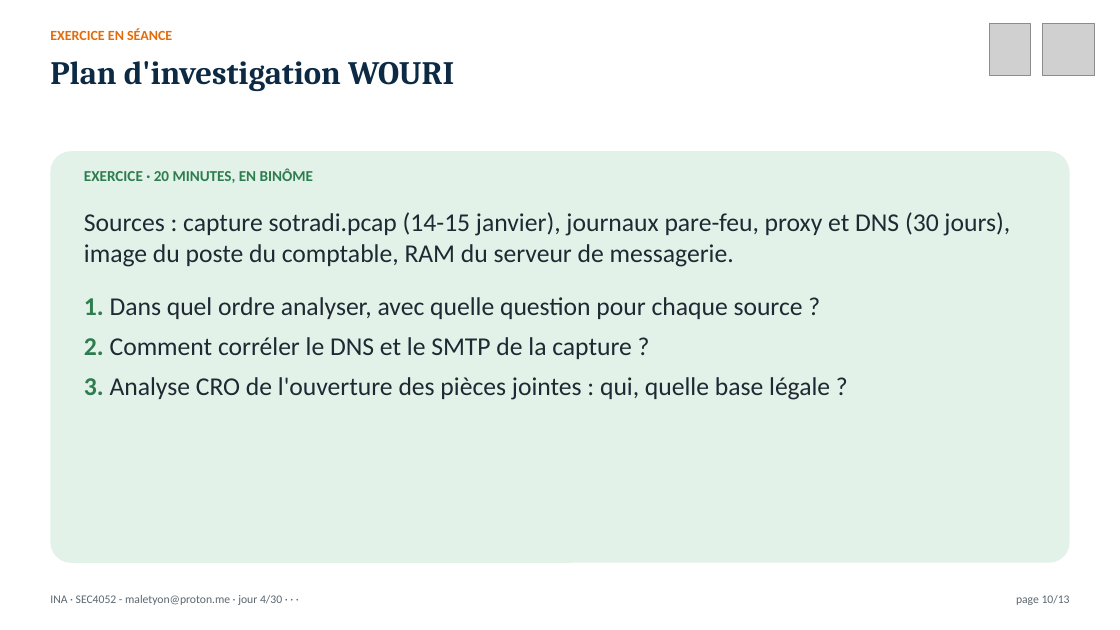
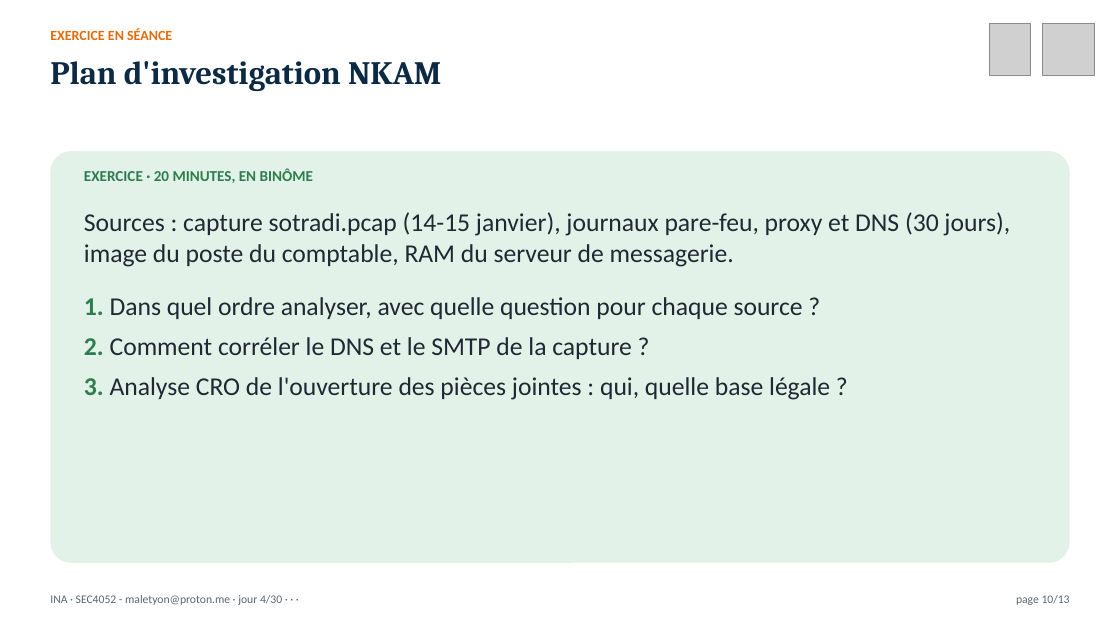
Before and after one commit to MaletYon/cours-ina, a slide deck: slide 10 of Présentation/INA_J04.pptx. Drawn at 1120x630 pixels with LibreOffice and Linux fonts; fonts in the diff are those of the drawing; grey boxes stand for pictures. Boxes give left, top, right and bottom in pixels: in the first picture for what was removed or moved away, otherwise in the second. Text is boxed around its words. In the diff, an @@ line names an element or a change of style, - is before the commit and + after.

```diff
--- a/Présentation/INA_J04.pptx
+++ b/Présentation/INA_J04.pptx
@@ text at [50, 61, 441, 91]: text changed @@
-Plan d'investigation WOURI
+Plan d'investigation NKAM
```
Also in this commit, not shown: 2 other slides changed, 35 other files.
